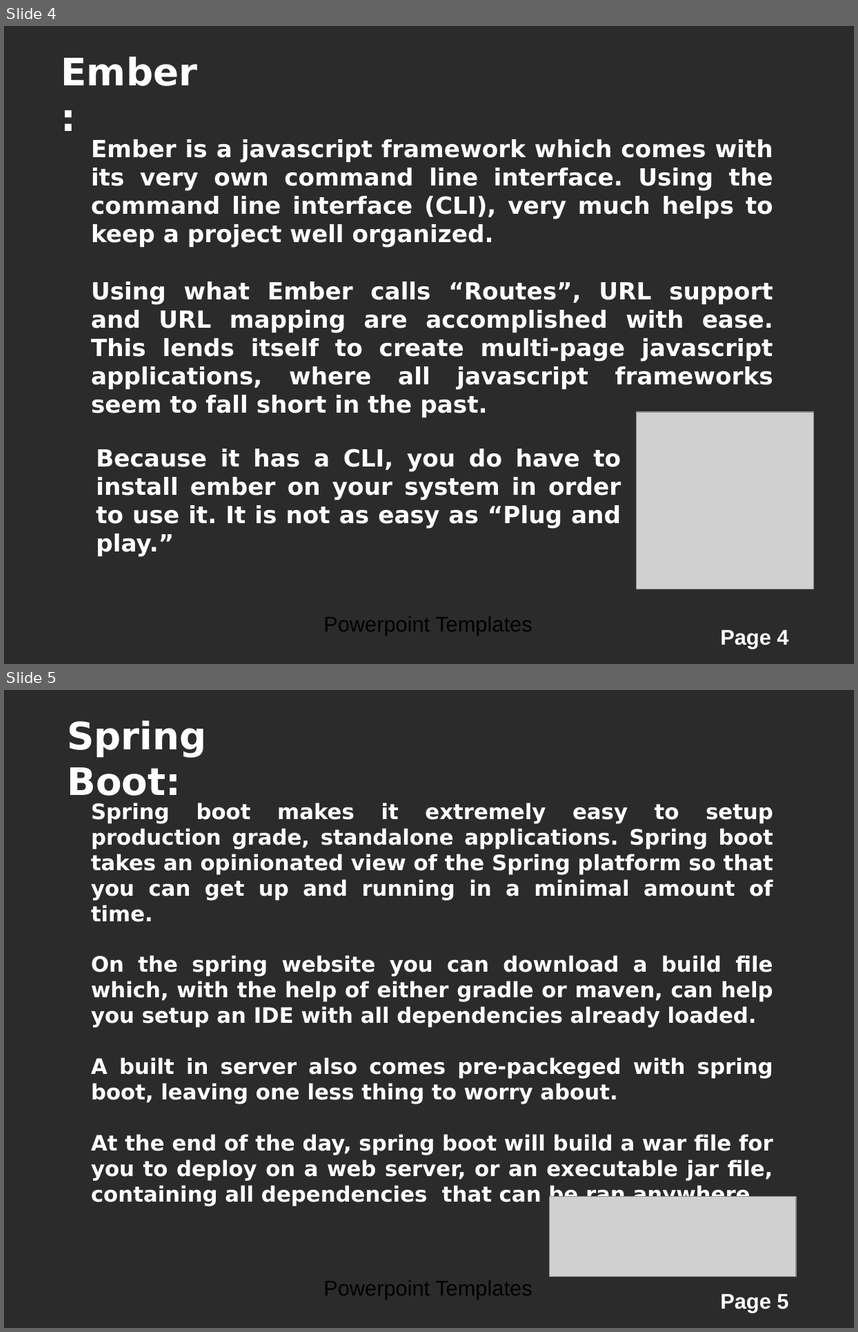
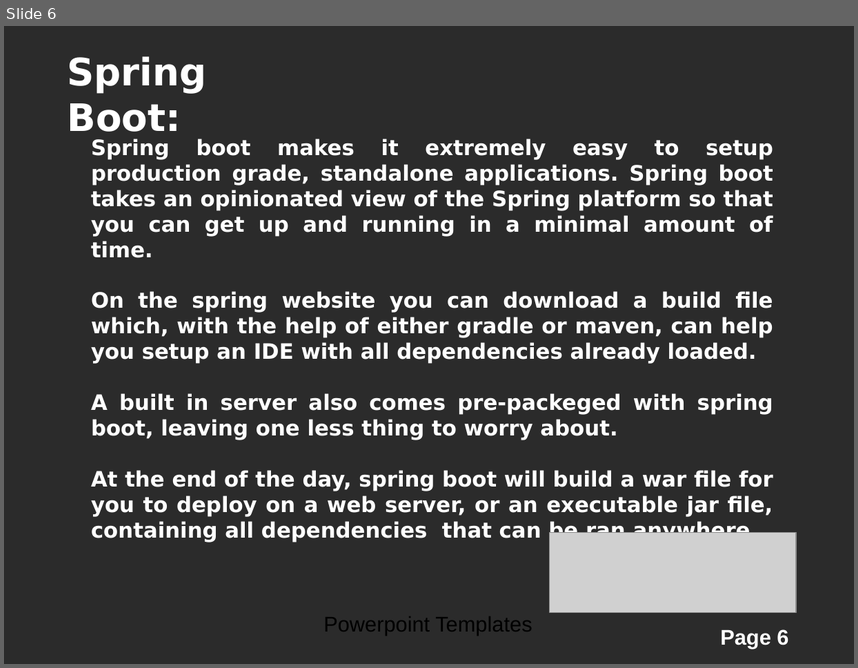
Before and after one commit to rustyDog/codingChallenge, a slide deck: codingChallengePresentation.ppt. Shown one above the other, each under a label of ours: slides 4 and 5 before the commit, slide 6 after it. The pictures are 858x1332 and 858x668 pixels, drawn with LibreOffice and Linux fonts; fonts in the diff are those of the drawing; grey boxes stand for pictures; background and template pictures are left out; a plain dark background stands for a picture behind light text. Boxes give left, top, right and bottom in pixels: in the first picture for what was removed or moved away, otherwise in the second. Text is boxed around its words. In the diff, an @@ line names an element or a change of style, - is before the commit and + after.

```diff
--- a/codingChallengePresentation.ppt
+++ b/codingChallengePresentation.ppt
@@ slide 4 removed at [4,26,854,664], background picture (left out); not listed: 2 template elements that a slide beside it also shows @@
@@ text removed at [61,56,198,86] @@
-Ember :
@@ text removed at [91,139,773,417] @@
-Ember is a javascript framework which comes with its very own command line interface. Using the command line interface (CLI), very much helps to keep a project well organized.
-Using what Ember calls “Routes”, URL support and URL mapping are accomplished with ease. This lends itself to create multi-page javascript applications, where all javascript frameworks seem to fall short in the past.
@@ picture removed at [637,412,813,589] @@
@@ text removed at [96,448,621,528] @@
-Because it has a CLI, you do have to install ember on your system in order to use it. It is not as easy as “Plug and play.”
@@ what was slide 5 is now slide 6 @@
@@ page number at [720,629,789,648]: text changed @@
-Page 5
+Page 6
```
Also in this commit, not shown: 4 slides added, 2 other slides removed.
